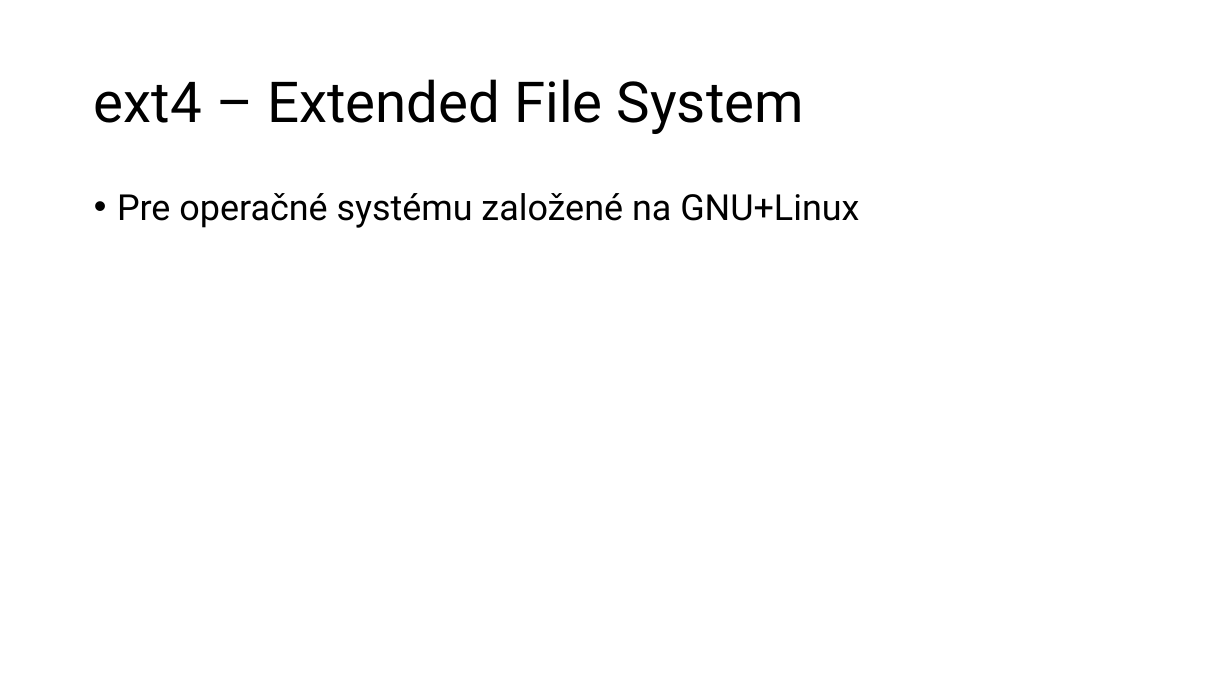
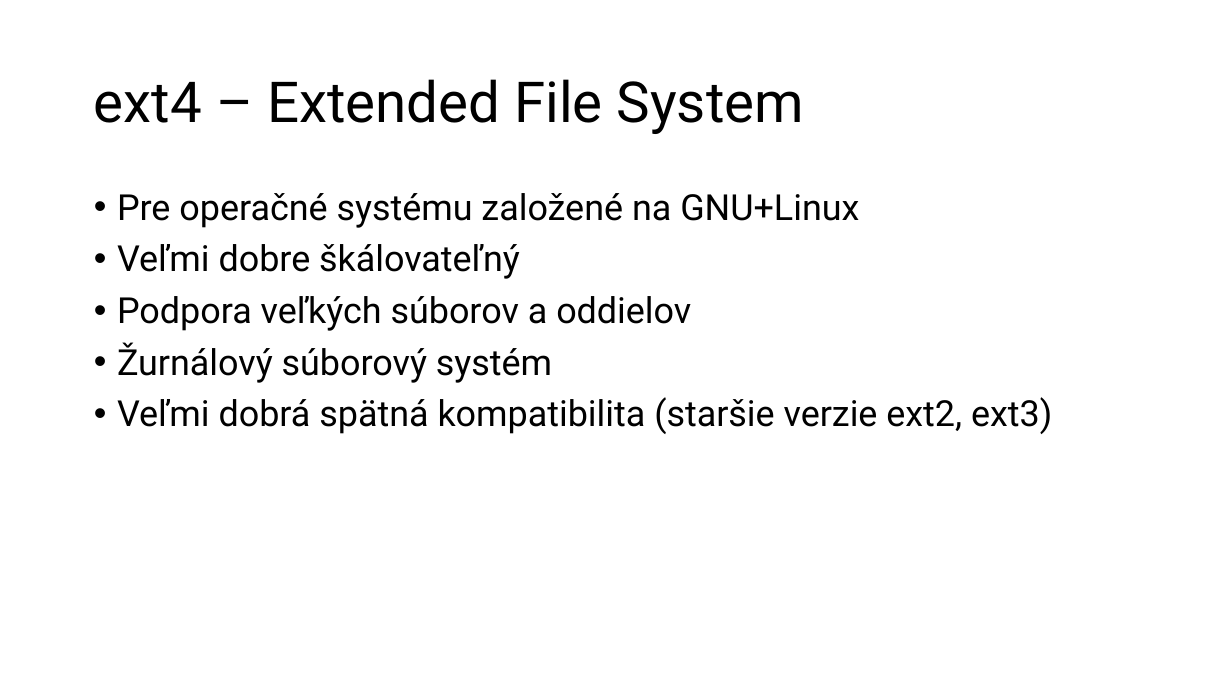
Before and after one commit to MeheheCedy22/PIB, a slide deck: slide 10 of ProgressReport1-Cederle-Marek.pptx. Drawn at 1232x693 pixels with LibreOffice and Linux fonts; fonts in the diff are those of the drawing. Boxes give left, top, right and bottom in pixels: in the first picture for what was removed or moved away, otherwise in the second. Text is boxed around its words. In the diff, an @@ line names an element or a change of style, - is before the commit and + after.

```diff
--- a/ProgressReport1-Cederle-Marek.pptx
+++ b/ProgressReport1-Cederle-Marek.pptx
@@ text at (117, 244, 1052, 434): paragraphs added @@
+• Veľmi dobre škálovateľný
+• Podpora veľkých súborov a oddielov
+• Žurnálový súborový systém
+• Veľmi dobrá spätná kompatibilita (staršie verzie ext2, ext3)
```
Also in this commit, not shown: 1 other slide changed, 1 other file.
